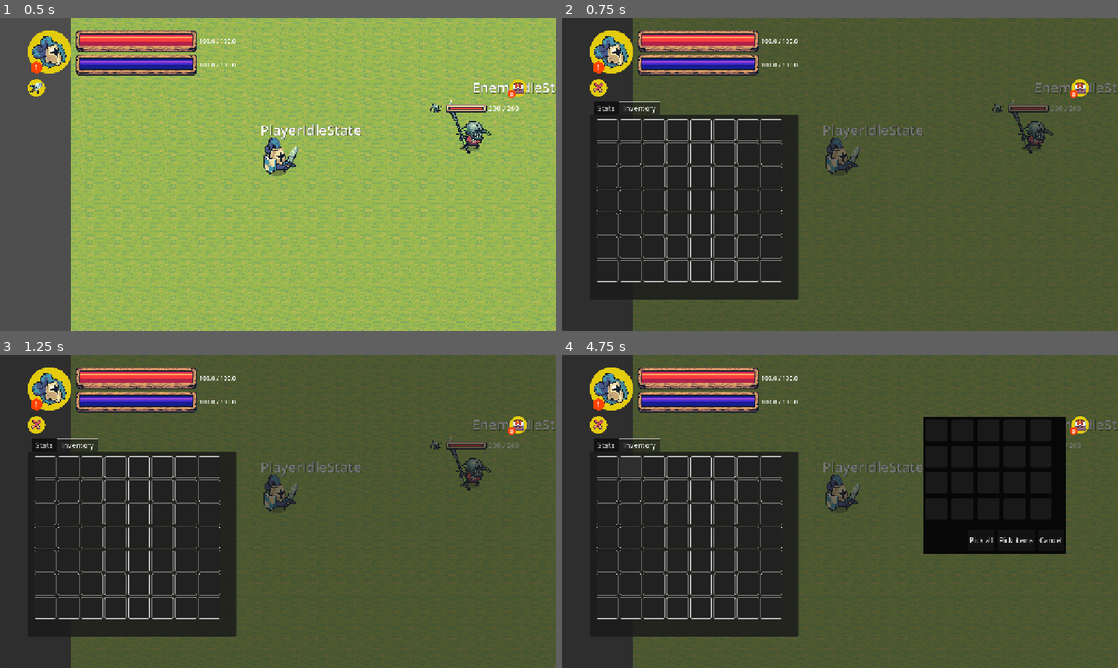
Above: before the commit, frames 1-4 (two rows, left to right).
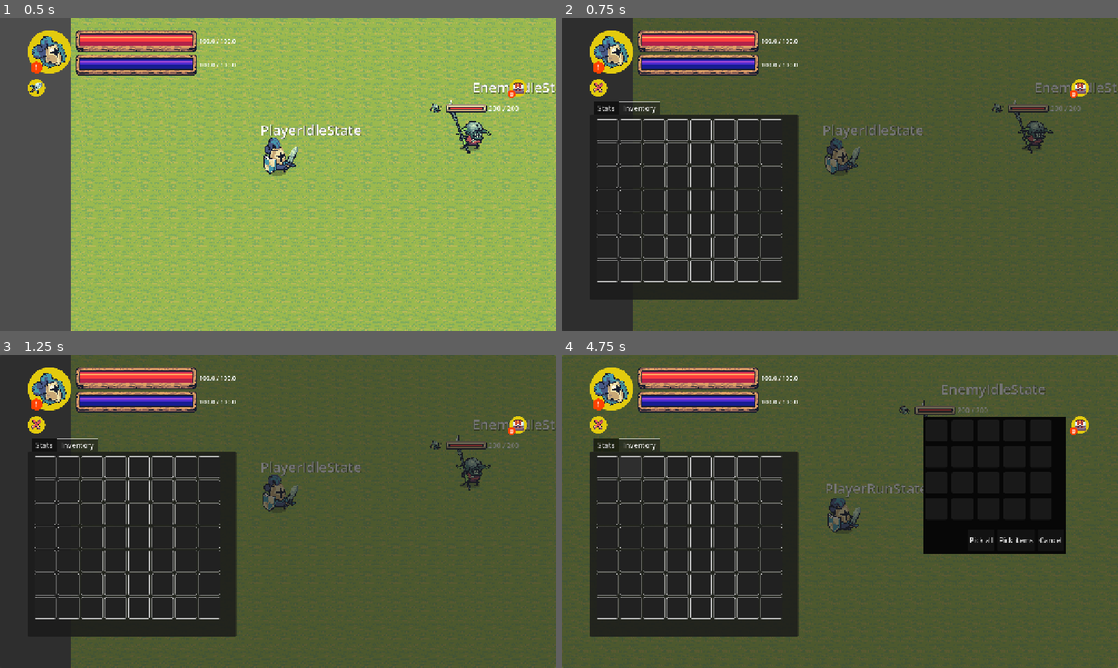
Above: after the commit, the same moments.

Repository: nidal1/rpg
Game: Godot game, scene res://scenes/world/world.tscn
The game is run twice, just before and just after one commit, with the same random seed, the same clock (stepped at 60 frames per second) and the same inputs.
Inputs (mouse positions are in pixels of both pictures, inside the frame that each line leads up to):
- Up to frame 1 (0.5 s): no input
- Up to frame 2 (0.75 s): click (600, 86) at 0.5 s
- Up to frame 3 (1.25 s): no input
- Up to frame 4 (4.75 s): click (606, 467) at 1.27 s; click (1079, 423) at 2 s; click (934, 430) at 2.77 s; tap Enter at 3.5 s; move the mouse to (606, 467) at 3.52 s; hold D (move_right) 3.53-4.28 s; click (606, 467) at 3.67 s; move the mouse to (628, 467) at 4.27 s; hold S (move_down) from 4.28 s (still down); click (628, 467) at 4.42 s

Frame 1 is identical in both runs. In frame 2, 0.3% of the frame differs, in the area x 47-89%, y 26-50%; in frame 3, 0.4%; in frame 4, 8.6%, in the area x 0-100%, y 0-100%.

Commit message:
feat: implement GameManager for core gameplay logic and InGameUI for managing HUD and player interaction panels

Diff:
--- a/scripts/autoloads/game_manager.gd
+++ b/scripts/autoloads/game_manager.gd
@@ -78,7 +78,7 @@
 
 ## Spawns items dropped by a defeated enemy into the drop zone.
 func spawn_enemy_items(enemy: Enemy) -> void:
-	var drop_zone = get_tree().get_first_node_in_group("enemies_spawner").get_drop_zone()
+	var drop_zone = enemy.get_parent().get_drop_zone()
 	if drop_zone:
 		var drops = enemy._drop_item()
 		for drop in drops:
@@ -88,6 +88,8 @@
 
 func drop_item(item: Item) -> void:
 	var drop_scene = load("res://scenes/entities/items/drop.tscn").instantiate()
+	# TODO: later look at the nearest enemies spawner's drop zone and set the item there
+	# later maybe it will be a special pool for dropped items
 	var drop_zone = get_tree().get_first_node_in_group("enemies_spawner").get_drop_zone()
 	if drop_zone:
 		var random_position = randomize_drop_position(player_ref.global_position)
--- a/scripts/entities/in_game_ui.gd
+++ b/scripts/entities/in_game_ui.gd
@@ -202,7 +202,7 @@
 
 func __toggle_hud_visibility() -> void:
 	hud.visible = !hud.visible
-	get_tree().paused = hud.visible
+	#get_tree().paused = hud.visible
 
 func __toggle_lootable_items_panel() -> void:
 	lootable_items_table.visible = !lootable_items_table.visible
